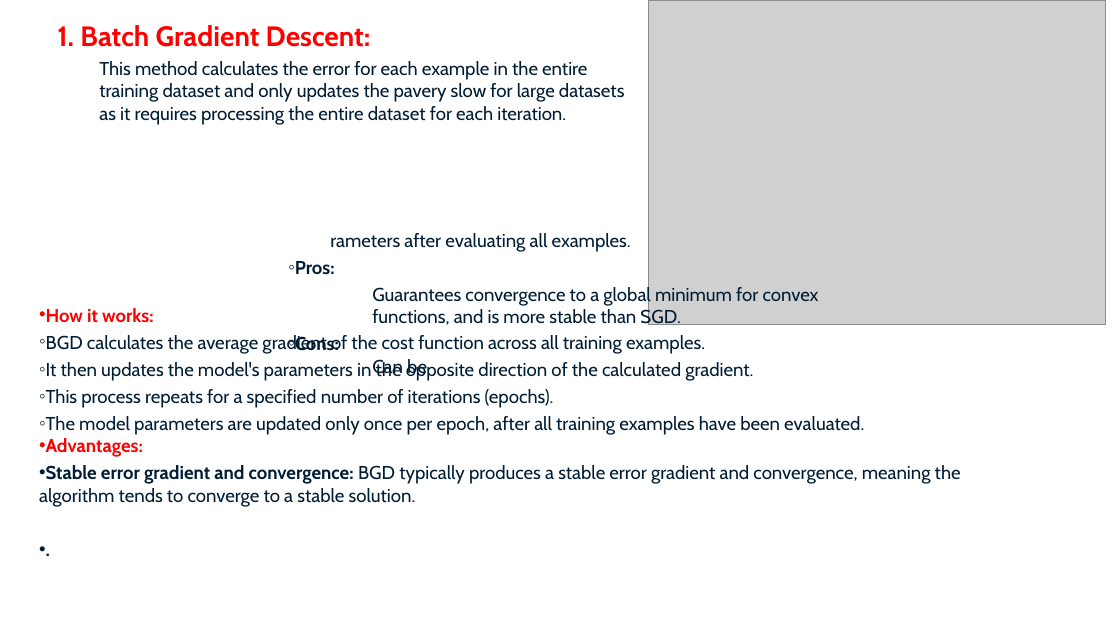
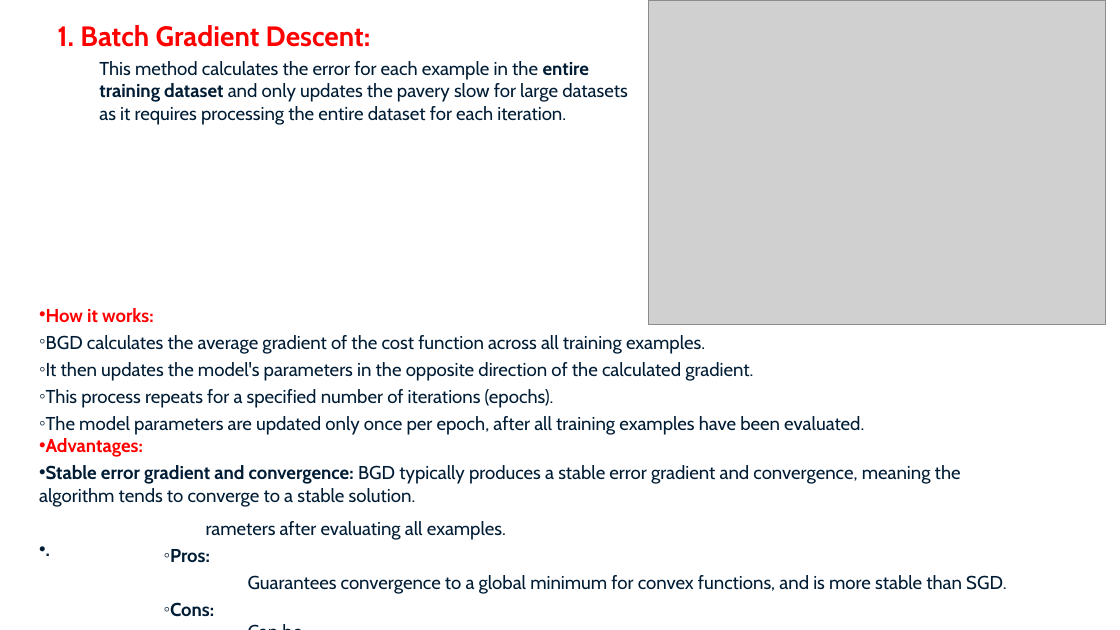
Before and after one commit to shahil04/ds_materials, a slide deck: slide 33 of 9.Deep_learning/class/11.0 DEEP LEARNING/class_3_module_9_deep learning_Loss_Functions Gradient Descent.pptx. Drawn at 1120x630 pixels with LibreOffice and Linux fonts; fonts in the diff are those of the drawing; grey boxes stand for pictures. Boxes give left, top, right and bottom in pixels: in the first picture for what was removed or moved away, otherwise in the second. Text is boxed around its words. In the diff, an @@ line names an element or a change of style, - is before the commit and + after.

```diff
--- a/9.Deep_learning/class/11.0 DEEP LEARNING/class_3_module_9_deep learning_Loss_Functions Gradient Descent.pptx
+++ b/9.Deep_learning/class/11.0 DEEP LEARNING/class_3_module_9_deep learning_Loss_Functions Gradient Descent.pptx
@@ text at (99, 61, 628, 125): bold on in "entire training dataset" @@
@@ text "rameters after evaluating all examples." rewrapped from (295, 233, 819, 377) to (170, 521, 1006, 617) @@
```
Also in this commit, not shown: 1 other slide changed, 44 other files.
